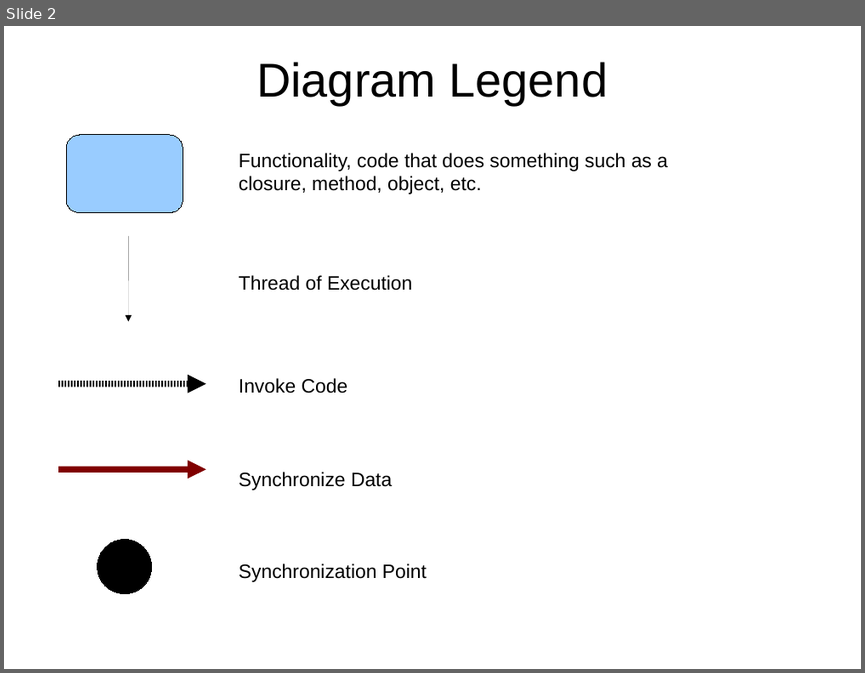
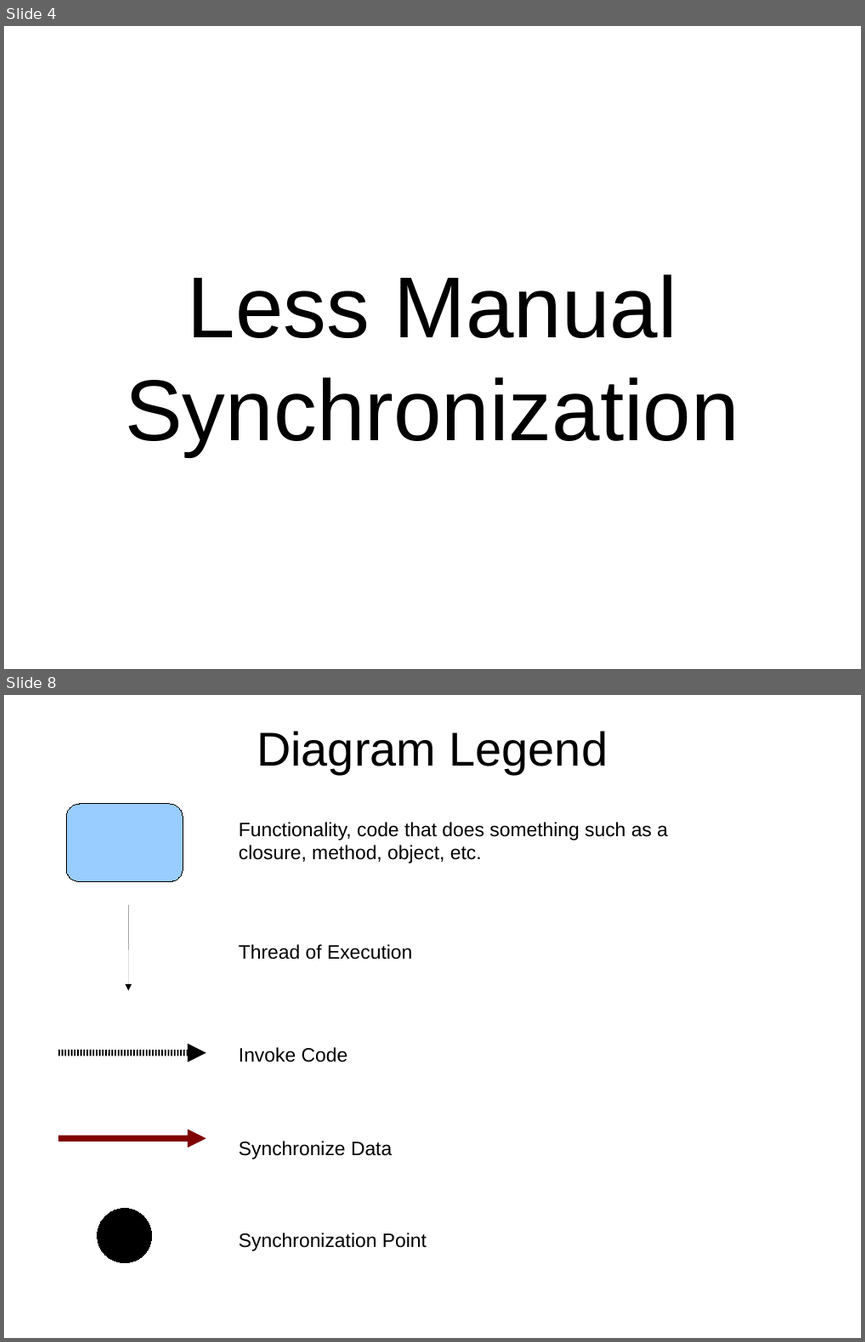
Before and after one commit to dwclark/GroovyThreading, a slide deck: presentation/gpars.odp. Shown one above the other, each under a label of ours: slide 2 before the commit, slides 4 and 8 after it; the slides between them are not shown. The pictures are 865x673 and 865x1342 pixels, drawn with LibreOffice and Linux fonts; fonts in the diff are those of the drawing. Boxes give left, top, right and bottom in pixels: in the first picture for what was removed or moved away, otherwise in the second. Text is boxed around its words. In the diff, an @@ line names an element or a change of style, - is before the commit and + after.

```diff
--- a/presentation/gpars.odp
+++ b/presentation/gpars.odp
@@ slide 4 added at (x1=4, y1=26, x2=861, y2=669), background #FFFFFF @@
@@ text added at (x1=125, y1=274, x2=738, y2=456), 80 pt, text #000000 @@
+Less Manual Synchronization
@@ what was slide 2 is now slide 8 @@
```
Also in this commit, not shown: 2 slides changed, 5 other slides added, 1 other file.
